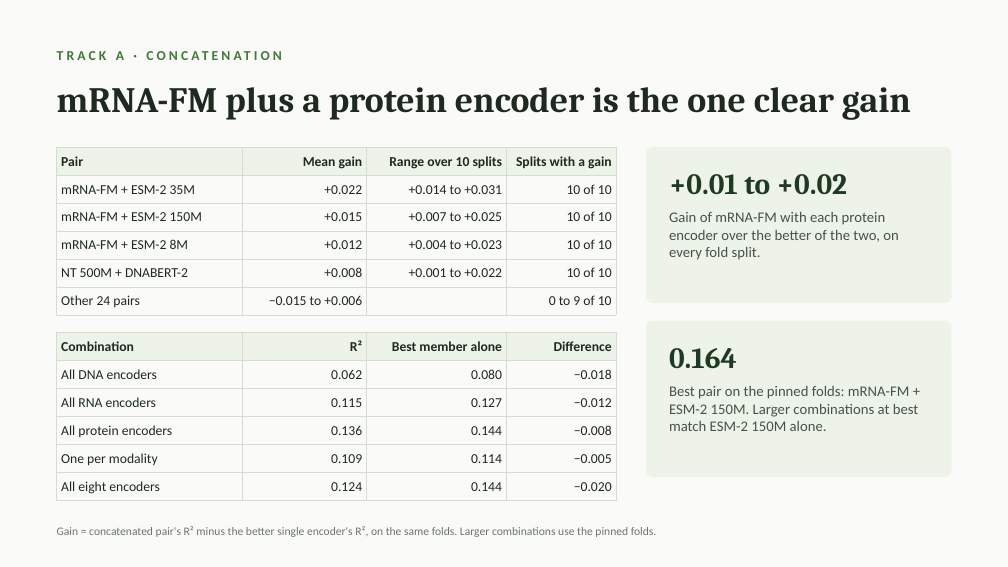
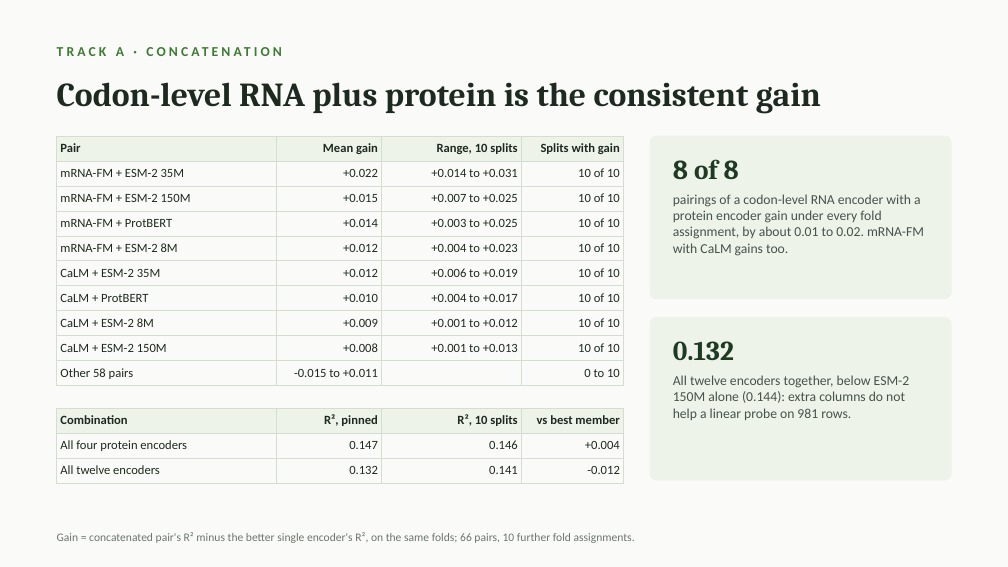
Before and after one commit to jtmckinley4/RNA-Protein-Multimodal-Fusion, a slide deck: slide 4 of Notes/Mina_Meeting_Slides_2026-10-07.pptx. Drawn at 1008x567 pixels with LibreOffice and Linux fonts; fonts in the diff are those of the drawing. Boxes give left, top, right and bottom in pixels: in the first picture for what was removed or moved away, otherwise in the second. Text is boxed around its words. In the diff, an @@ line names an element or a change of style, - is before the commit and + after.

```diff
--- a/Notes/Mina_Meeting_Slides_2026-10-07.pptx
+++ b/Notes/Mina_Meeting_Slides_2026-10-07.pptx
@@ text "TRACK A · CONCATENATION": place and size @@
-text "TRACK A · CONCATENATION" at bbox=[77, 51, 85, 60]
+text "TRACK A · CONCATENATION" at bbox=[77, 47, 85, 56]
@@ text at bbox=[57, 82, 821, 114]: text changed; size 34 to 32 pt @@
-mRNA-FM plus a protein encoder is the one clear gain
+Codon-level RNA plus protein is the consistent gain
@@ table at bbox=[57, 136, 624, 383] @@
-row 1, column 3: Range over 10 splits
+row 1, column 3: Range, 10 splits
-row 1, column 4: Splits with a gain
+row 1, column 4: Splits with gain
+row 4: mRNA-FM + ProtBERT | +0.014 | +0.003 to +0.025 | 10 of 10
-row 5: NT 500M + DNABERT-2 | +0.008 | +0.001 to +0.022 | 10 of 10
-row 6: Other 24 pairs | −0.015 to +0.006 |  | 0 to 9 of 10
+row 6: CaLM + ESM-2 35M | +0.012 | +0.006 to +0.019 | 10 of 10
+row 7: CaLM + ProtBERT | +0.010 | +0.004 to +0.017 | 10 of 10
+row 8: CaLM + ESM-2 8M | +0.009 | +0.001 to +0.012 | 10 of 10
+row 9: CaLM + ESM-2 150M | +0.008 | +0.001 to +0.013 | 10 of 10
+row 10: Other 58 pairs | -0.015 to +0.011 |  | 0 to 10
@@ table: place and size @@
-table at bbox=[57, 147, 616, 311]
+table at bbox=[57, 136, 624, 383]
@@ rounded rectangle at bbox=[650, 136, 951, 299]: proportions changed @@
@@ rounded rectangle: place and size @@
-rounded rectangle at bbox=[647, 147, 951, 302]
+rounded rectangle at bbox=[650, 136, 951, 299]
@@ text at bbox=[673, 159, 739, 179]: text changed; size 28 to 26 pt @@
-+0.01 to +0.02
+8 of 8
@@ text at bbox=[673, 194, 924, 256]: text changed; size 14 to 13 pt @@
-Gain of mRNA-FM with each protein encoder over the better of the two, on every fold split.
+pairings of a codon-level RNA encoder with a protein encoder gain under every fold assignment, by about 0.01 to 0.02. mRNA-FM with CaLM gains too.
@@ rounded rectangle: place and size @@
-rounded rectangle at bbox=[647, 321, 951, 476]
+rounded rectangle at bbox=[650, 318, 951, 480]
@@ rounded rectangle at bbox=[650, 318, 951, 480]: proportions changed @@
@@ text at bbox=[673, 341, 734, 360]: text changed; size 28 to 26 pt @@
-0.164
+0.132
@@ text at bbox=[673, 375, 910, 420]: text changed; size 14 to 13 pt @@
-Best pair on the pinned folds: mRNA-FM + ESM-2 150M. Larger combinations at best match ESM-2 150M alone.
+All twelve encoders together, below ESM-2 150M alone (0.144): extra columns do not help a linear probe on 981 rows.
@@ table at bbox=[57, 408, 624, 484] @@
-row 1: Combination | R² | Best member alone | Difference
-row 2: All DNA encoders | 0.062 | 0.080 | −0.018
-row 3: All RNA encoders | 0.115 | 0.127 | −0.012
-row 4: All protein encoders | 0.136 | 0.144 | −0.008
-row 5: One per modality | 0.109 | 0.114 | −0.005
-row 6: All eight encoders | 0.124 | 0.144 | −0.020
+row 1: Combination | R², pinned | R², 10 splits | vs best member
+row 2: All four protein encoders | 0.147 | 0.146 | +0.004
+row 3: All twelve encoders | 0.132 | 0.141 | -0.012
@@ table: place and size @@
-table at bbox=[57, 333, 616, 498]
+table at bbox=[57, 408, 624, 484]
@@ text at bbox=[57, 532, 635, 543]: text changed @@
-Gain = concatenated pair's R² minus the better single encoder's R², on the same folds. Larger combinations use the pinned folds.
+Gain = concatenated pair's R² minus the better single encoder's R², on the same folds; 66 pairs, 10 further fold assignments.
```
Also in this commit, not shown: 3 other slides changed, 10 slides added, 5 slides removed, 17 other files.
